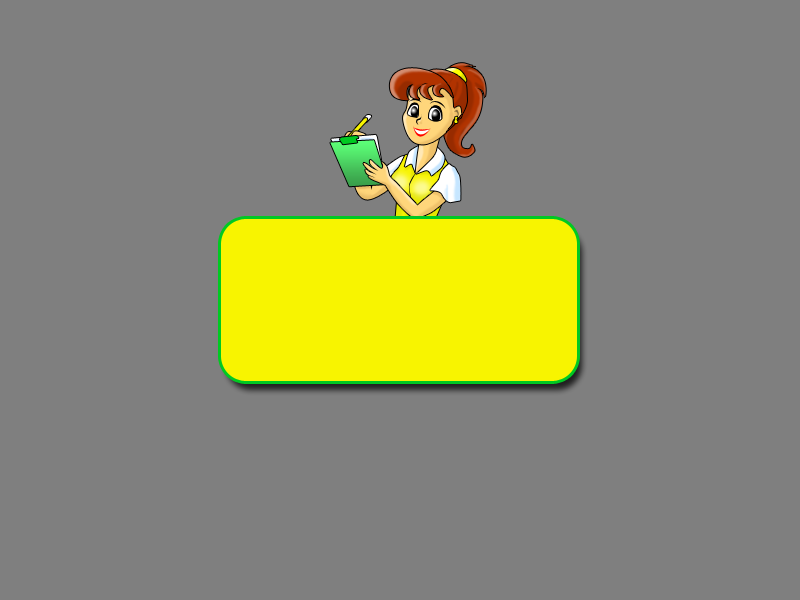
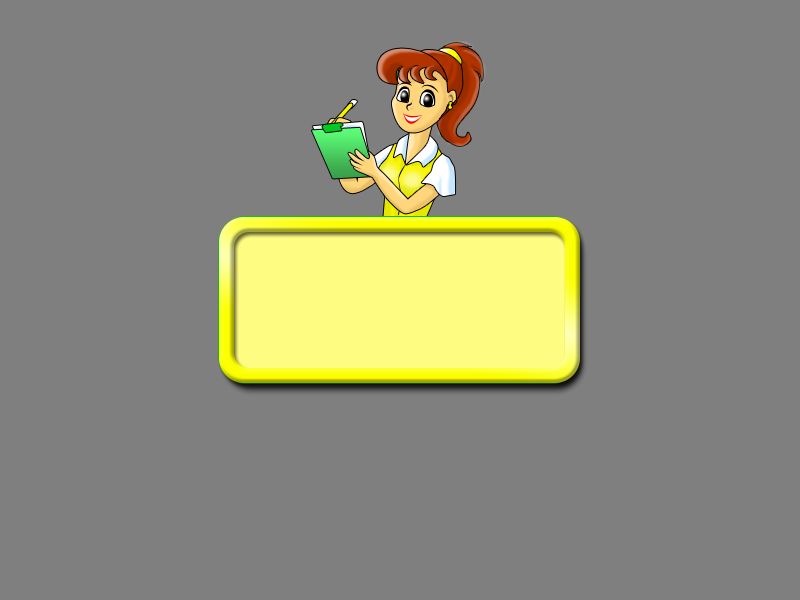
Layered file, before and after one edit (800×600). Changes by layer:
added layer "Фигура 2" (1st of 2) above "Фигура 1" over (219, 217, 580, 383)
painted on "Фигура 1" over (221, 219, 577, 381)
painted on "Слой 4" over (376, 46, 444, 103)
painted on "Слой 3" over (382, 59, 458, 109)
painted on "Фигура 3" over (377, 48, 454, 101)
painted on "Слой 5" over (425, 52, 471, 130)
painted on "Фигура 12" over (402, 50, 467, 132)
painted on "Слой 12" over (389, 75, 422, 150)
painted on "Слой 11" over (386, 64, 461, 155)
painted on "Фигура 2" (2nd of 2) over (391, 59, 462, 145)
painted on "Слой 16" over (401, 130, 463, 205)
painted on "Фигура 16" over (393, 133, 445, 176)
painted on "Слой 14" over (347, 146, 449, 225)
painted on "Фигура 20" over (348, 149, 446, 218)
painted on "Фигура 22" over (311, 127, 388, 187)
painted on "Фигура 23" over (312, 121, 385, 184)
painted on "Слой 21" over (370, 155, 440, 205)
painted on "Слой 20" over (375, 146, 453, 230)
painted on "Фигура 17" over (377, 141, 451, 224)
painted on "Слой 15" over (330, 111, 390, 205)
painted on "Фигура 21" over (334, 118, 391, 200)
painted on "Слой 7" over (436, 41, 487, 159)
painted on "Слой 6" over (433, 44, 487, 164)
painted on "Фигура 14" over (436, 43, 486, 157)
…and 31 more changes (31 painted)
